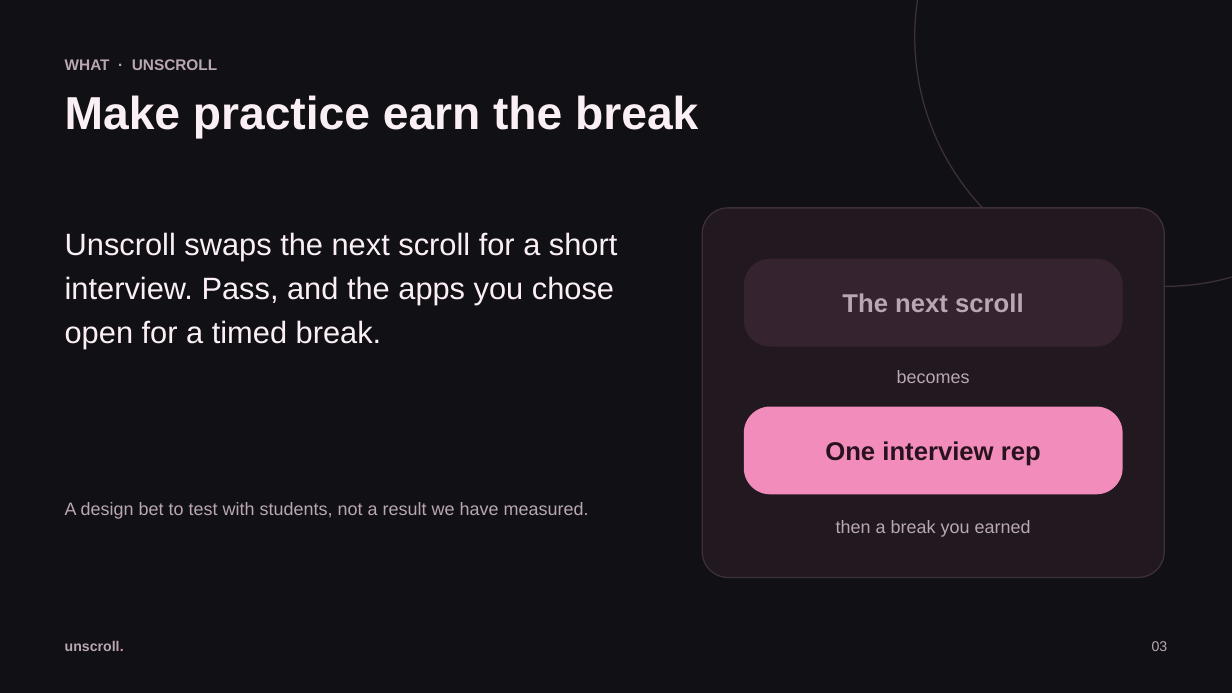
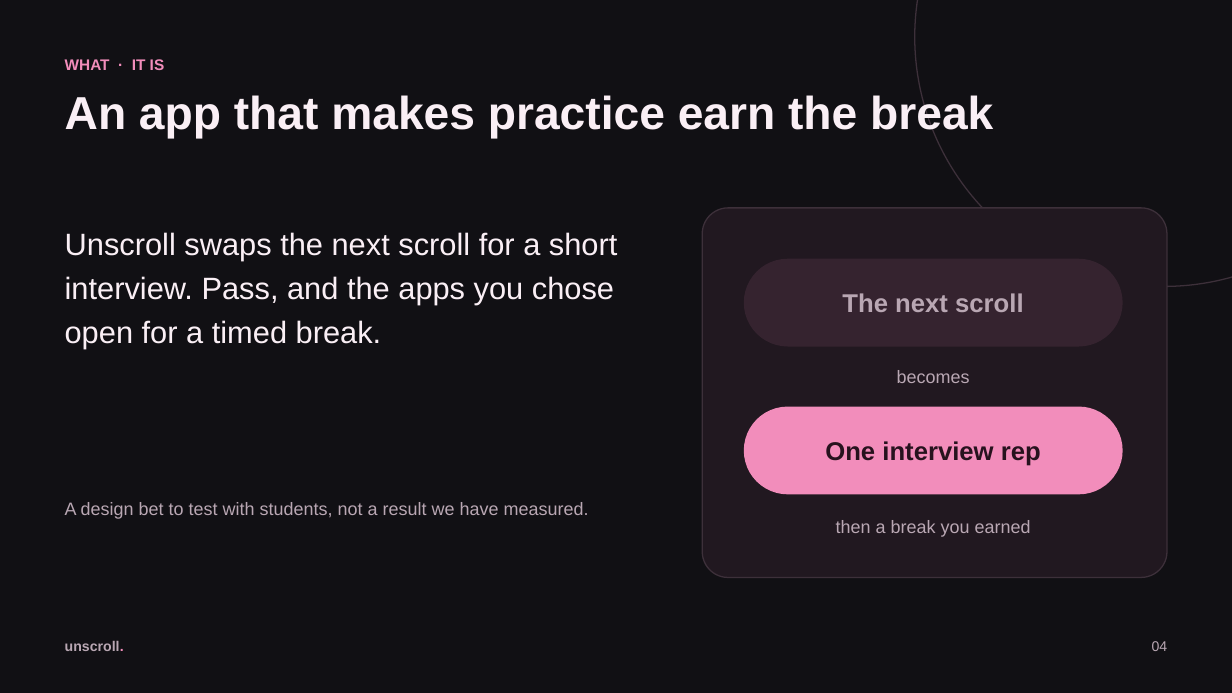
Before and after one commit to Charlesganu2004/Whitman-Hackathon, a slide deck: slide 4 of docs/presentation/Unscroll-pitch.pptx (slide 3 before the commit). Drawn at 1232x693 pixels with LibreOffice and Linux fonts; fonts in the diff are those of the drawing. Boxes give left, top, right and bottom in pixels: in the first picture for what was removed or moved away, otherwise in the second. Text is boxed around its words. In the diff, an @@ line names an element or a change of style, - is before the commit and + after.

```diff
--- a/docs/presentation/Unscroll-pitch.pptx
+++ b/docs/presentation/Unscroll-pitch.pptx
@@ text at [65,59,165,70]: text changed; text colour #B9A7B3 to #F28DBB @@
-WHAT · UNSCROLL
+WHAT · IT IS
@@ text at [65,93,993,139]: text changed @@
-Make practice earn the break
+An app that makes practice earn the break
@@ rounded rectangle at [744,259,1123,347]: proportions changed @@
@@ rounded rectangle at [744,407,1123,494]: proportions changed @@
@@ text at [1152,641,1168,651]: text changed @@
-03
+04
```
Also in this commit, not shown: 7 other slides changed, 3 slides added, 1 slide removed, 1 other file.
